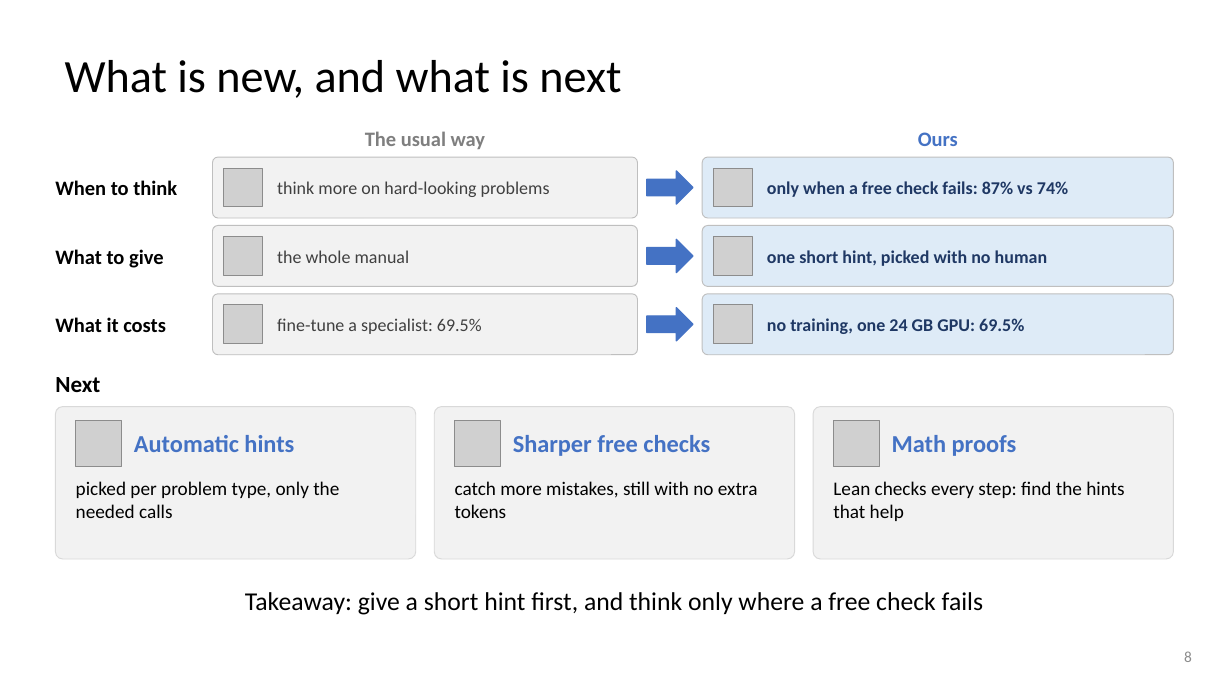
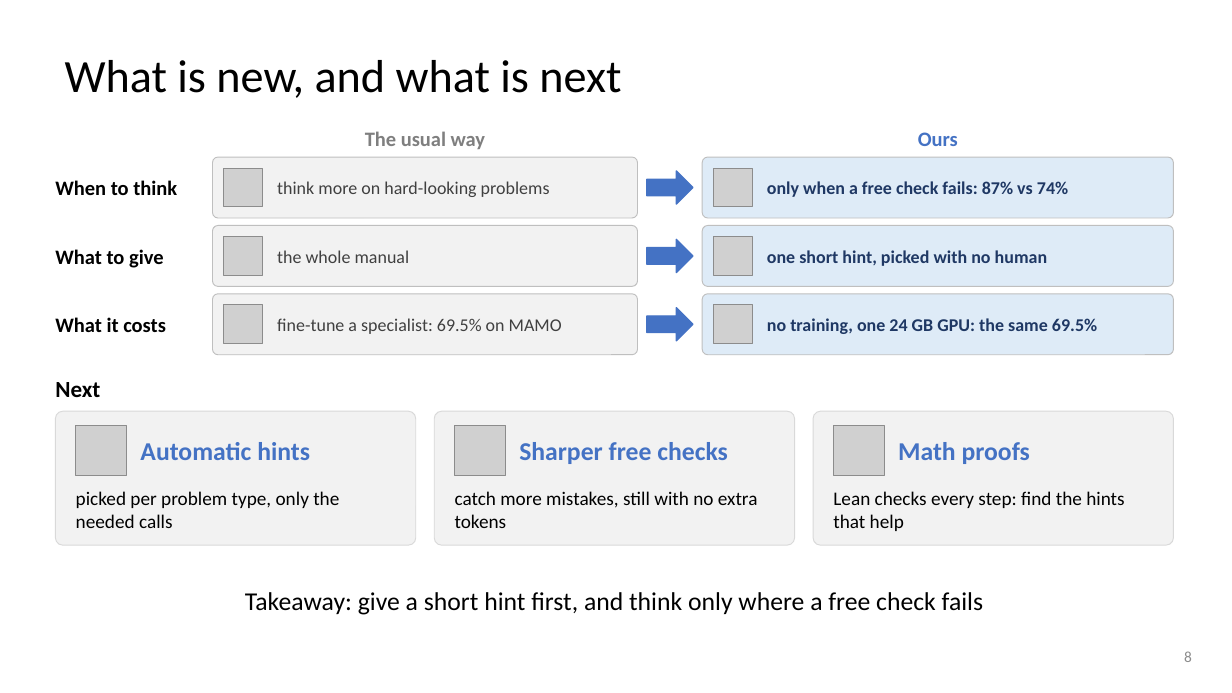
Before and after one commit to dlwns147/CSED490E_Project_Team5, a slide deck: slide 8 of Proposal_Team5.pptx. Drawn at 1232x693 pixels with LibreOffice and Linux fonts; fonts in the diff are those of the drawing; grey boxes stand for pictures. Boxes give left, top, right and bottom in pixels: in the first picture for what was removed or moved away, otherwise in the second. Text is boxed around its words. In the diff, an @@ line names an element or a change of style, - is before the commit and + after.

```diff
--- a/Proposal_Team5.pptx
+++ b/Proposal_Team5.pptx
@@ text at bbox=[277, 318, 562, 334]: text changed @@
-fine-tune a specialist: 69.5%
+fine-tune a specialist: 69.5% on MAMO
@@ text at bbox=[767, 318, 1097, 334]: text changed @@
-no training, one 24 GB GPU: 69.5%
+no training, one 24 GB GPU: the same 69.5%
@@ text "Next": place and size @@
-text "Next" at bbox=[55, 377, 100, 392]
+text "Next" at bbox=[55, 382, 100, 397]
@@ rounded rectangle: place and size @@
-rounded rectangle at bbox=[55, 407, 416, 559]
+rounded rectangle at bbox=[55, 411, 416, 545]
@@ rounded rectangle: place and size @@
-rounded rectangle at bbox=[434, 407, 795, 559]
+rounded rectangle at bbox=[434, 411, 795, 545]
@@ proportions changed in 3 elements at bbox=[55, 411, 416, 545], bbox=[434, 411, 795, 545], bbox=[813, 411, 1174, 545] @@
@@ rounded rectangle: place and size @@
-rounded rectangle at bbox=[813, 407, 1174, 559]
+rounded rectangle at bbox=[813, 411, 1174, 545]
@@ picture: place and size @@
-picture at bbox=[76, 421, 122, 467]
+picture at bbox=[76, 425, 127, 476]
@@ text "Automatic hints": place and size @@
-text "Automatic hints" at bbox=[134, 435, 294, 452]
+text "Automatic hints" at bbox=[140, 442, 310, 460]
@@ picture: place and size @@
-picture at bbox=[455, 421, 501, 467]
+picture at bbox=[455, 425, 506, 476]
@@ text "Sharper free checks": place and size @@
-text "Sharper free checks" at bbox=[513, 435, 710, 456]
+text "Sharper free checks" at bbox=[519, 442, 728, 464]
@@ picture: place and size @@
-picture at bbox=[834, 421, 880, 467]
+picture at bbox=[834, 425, 884, 476]
@@ size 19 to 20 pt in 3 elements at bbox=[140, 442, 310, 460], bbox=[519, 442, 728, 464], bbox=[898, 442, 1030, 464] @@
@@ text "Math proofs": place and size @@
-text "Math proofs" at bbox=[892, 435, 1017, 456]
+text "Math proofs" at bbox=[898, 442, 1030, 464]
@@ vertical alignment top to middle in 3 elements at bbox=[76, 491, 339, 528], bbox=[455, 491, 758, 528], bbox=[833, 491, 1124, 531] @@
```
Also in this commit, not shown: 3 other files.
